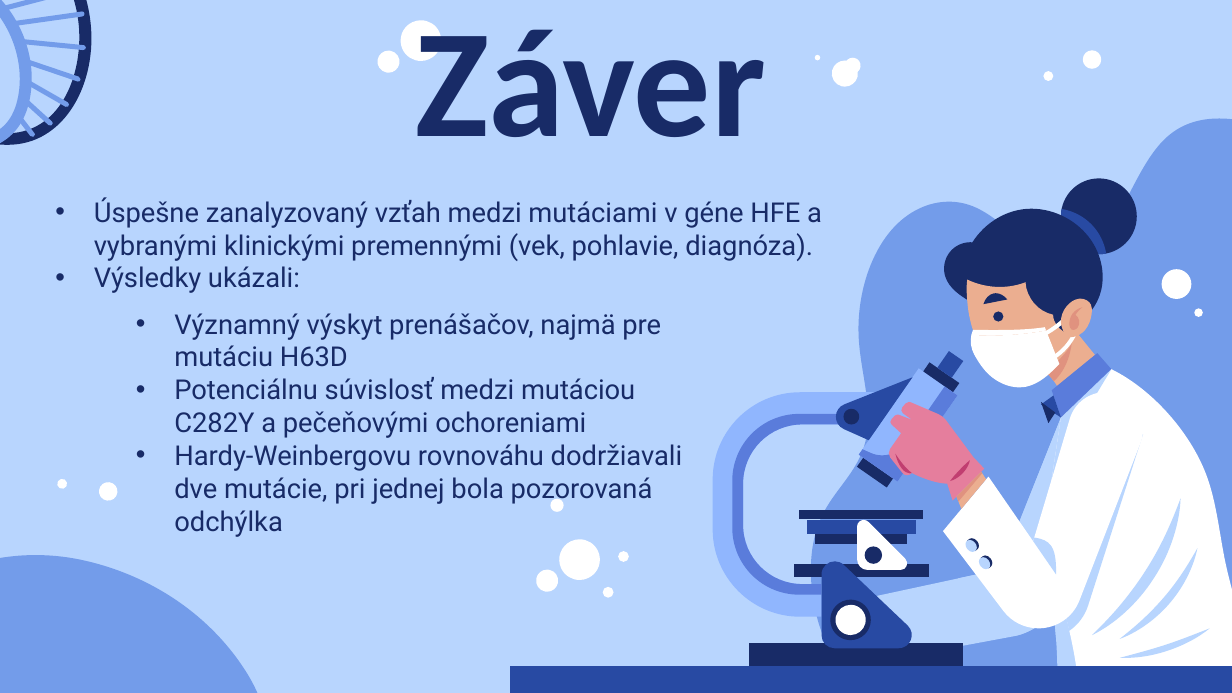
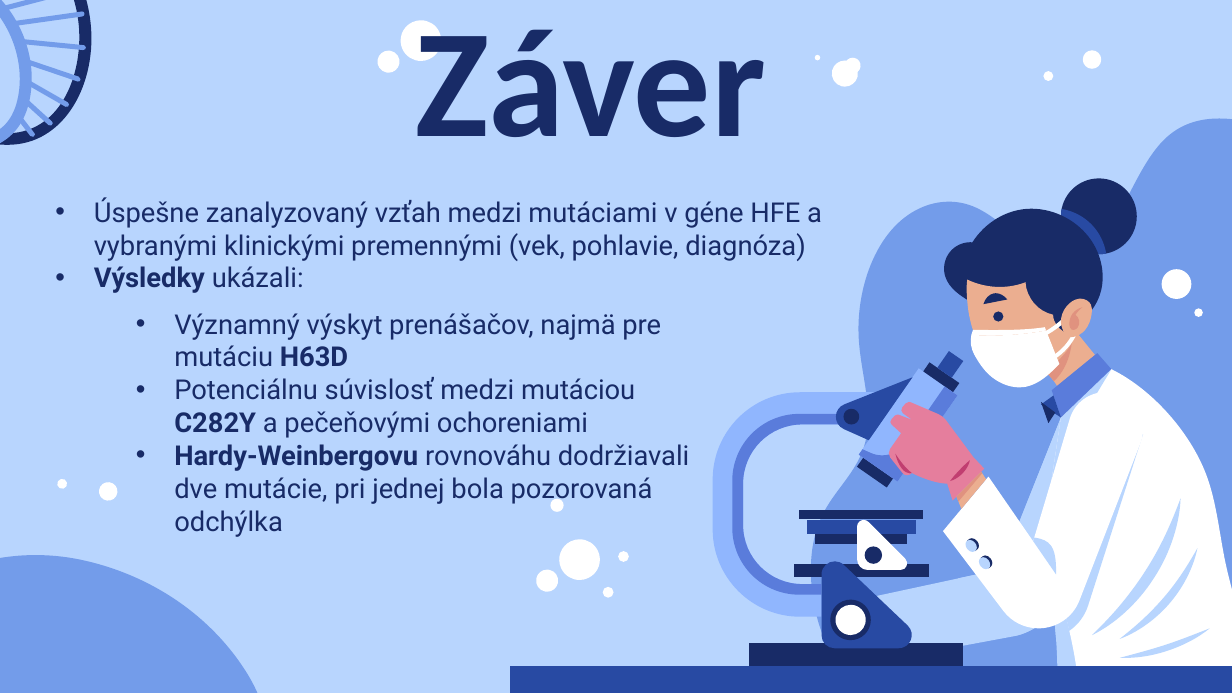
Before and after one commit to kikaDostalova/sem_SSBU, a slide deck: slide 15 of SSBU_Princezsky.pptx. Drawn at 1232x693 pixels with LibreOffice and Linux fonts; fonts in the diff are those of the drawing. Boxes give left, top, right and bottom in pixels: in the first picture for what was removed or moved away, otherwise in the second. Text is boxed around its words. In the diff, an @@ line names an element or a change of style, - is before the commit and + after.

```diff
--- a/SSBU_Princezsky.pptx
+++ b/SSBU_Princezsky.pptx
@@ text at [94, 197, 822, 261]: text changed @@
-• Úspešne zanalyzovaný vzťah medzi mutáciami v géne HFE a vybranými klinickými premennými (vek, pohlavie, diagnóza).
+• Úspešne zanalyzovaný vzťah medzi mutáciami v géne HFE a vybranými klinickými premennými (vek, pohlavie, diagnóza)
@@ text at [94, 266, 304, 293]: bold on in "Výsledky" @@
@@ text "Významný výskyt prenášačov, najmä pre ..." at [174, 313, 690, 537]: bold on in "H63D", "C282Y", "Hardy-Weinbergovu" @@
```
Also in this commit, not shown: 7 other slides changed, 1 other file.
